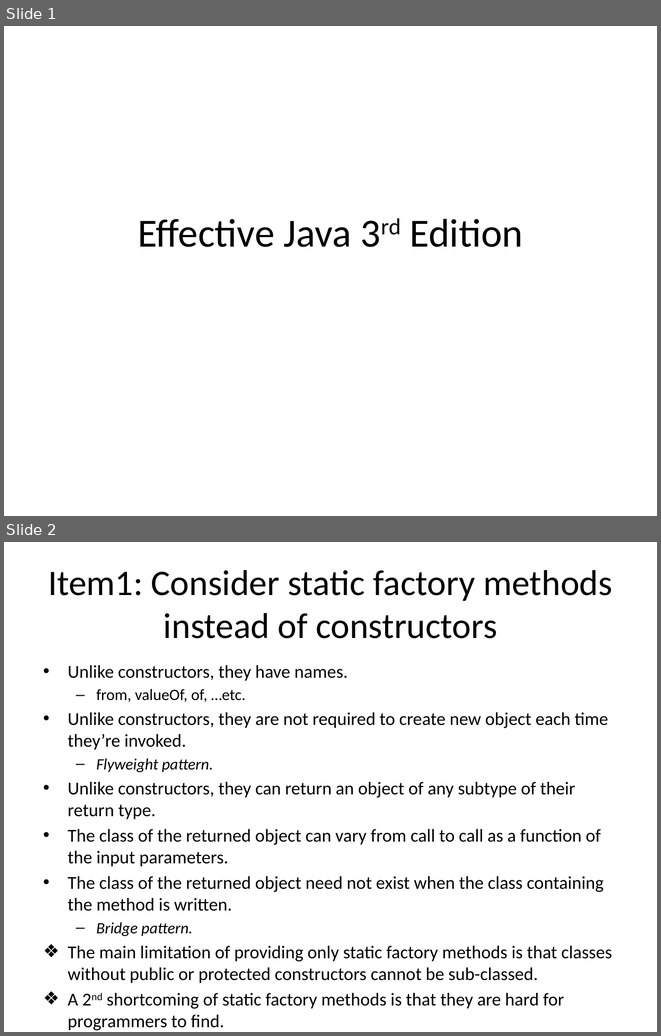
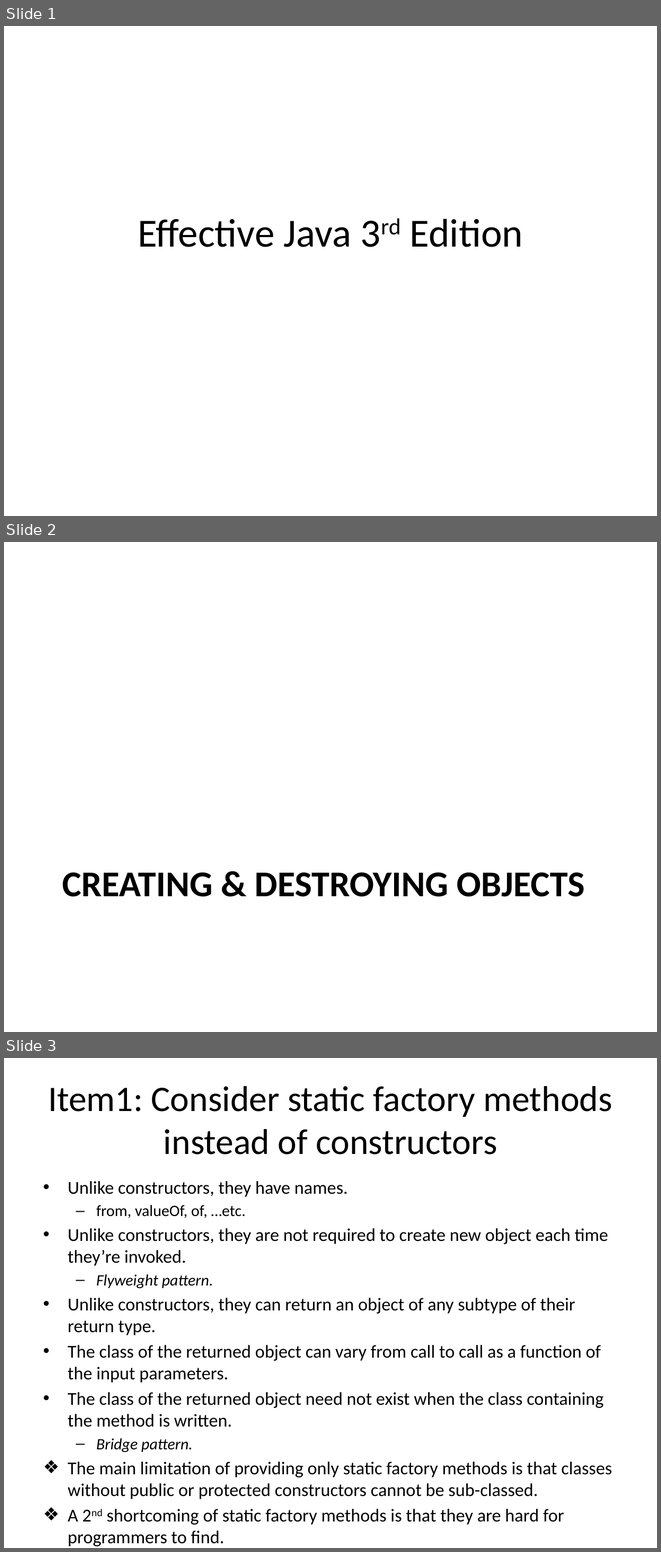
Before and after one commit to wsw621012/EffectiveJava3, a slide deck: src/main/resources/introduction.pptx. Shown one above the other, each under a label of ours: slides 1 and 2 before the commit, slides 1, 2 and 3 after it. The pictures are 661x1036 and 661x1552 pixels, drawn with LibreOffice and Linux fonts; fonts in the diff are those of the drawing. Boxes give left, top, right and bottom in pixels: in the first picture for what was removed or moved away, otherwise in the second. Text is boxed around its words. In the diff, an @@ line names an element or a change of style, - is before the commit and + after.

```diff
--- a/src/main/resources/introduction.pptx
+++ b/src/main/resources/introduction.pptx
@@ slide 2 added at (x1=4, y1=542, x2=657, y2=1032), background #FFFFFF @@
@@ title added at (x1=62, y1=872, x2=585, y2=897), 40 pt, text #000000, bold @@
+CREATING & DESTROYING OBJECTS
@@ what was slide 2 is now slide 3 @@
```
Also in this commit, not shown: 1 slide changed, 1 other file.
